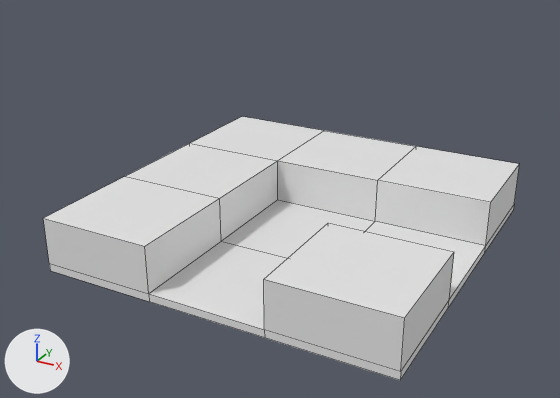
A saved change to the FBX model Assets/Models/Room Tiles/Right Corner.fbx.
Before and after are seen from a 50 mm lens placed at (14.9, -29.1, 16.3), pointed at (-0.5, -1.1, 2.3). Every picture has the same lights, and +X, +Y and +Z are marked at lower left. Mesh edges are drawn as thin lines. Where no turn or scale is listed for an object, it has been applied to the vertices.

Names of what the first picture shows: 'Right Corner'.
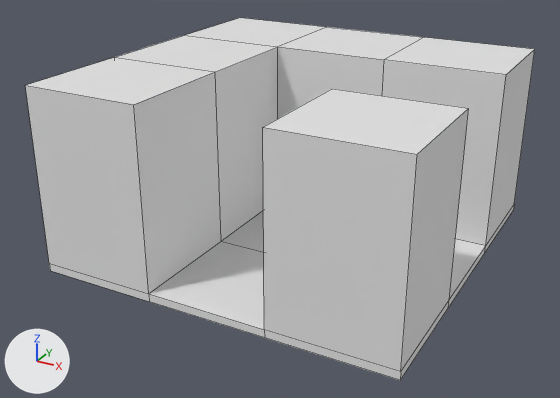
What differs and where, as boxes [x1, y1, x2, y2] in the pictures (560 x 398 px; the box of a moved part takes in the faces that stretch with it):
'Right Corner', reshaped (7% wider, 37% taller): before [43, 116, 519, 380]; after [25, 18, 535, 380]
part 1 of me_cube_003, moved or reshaped: before [43, 116, 519, 321]; after [25, 18, 535, 321]

What changed in the scene script:
```text
Change me_cube_003:
    where me_cube_003.from_pydata(...)  # 48 vertices, 46 faces; spans x -8.0..8.0, y -8.0..8.0, z 0.0..2.5
    used by ob_right_corner; location = (0.0, 0.0, 0.0)
    me_cube_003 part 1: all 16 vertices in x -8.0..8.0, y -8.0..8.0, z 2.5 are moved by (0.0, 0.0, 5.7)
```
